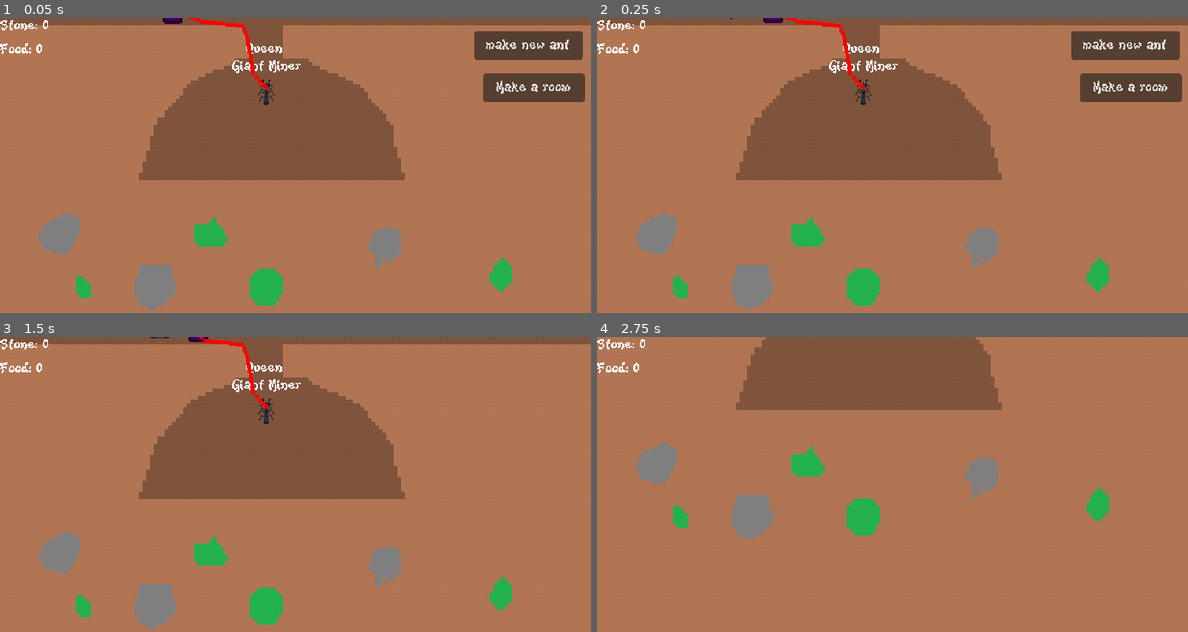
Above: before the commit, frames 1-4 (two rows, left to right).
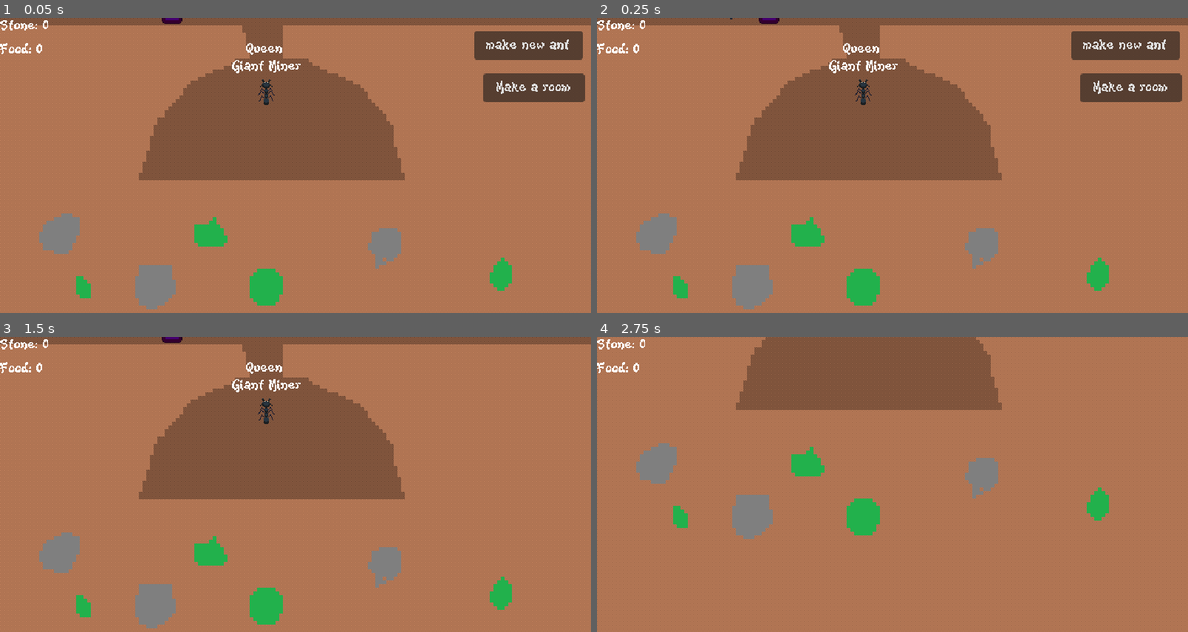
Above: after the commit, the same moments.

Repository: AlbieGray/LD57
Game: Godot game, scene res://Scenes/Game.tscn
Same seed, same stepped clock (60 frames per second), same inputs: the game is played once before the commit and once after it. The engine's default icon, where the game draws it, is replaced by a stand-in: a white triangle on a blue panel in a dark square.
Inputs (mouse positions are in pixels of both pictures, inside the frame that each line leads up to):
- Up to frame 1 (0.05 s): no input
- Up to frame 2 (0.25 s): no input
- Up to frame 3 (1.5 s): click "make new ant" at 0.5 s; tap Enter at 1.25 s; move the mouse to (425, 469) at 1.27 s; press the mouse at (425, 469) at 1.28 s
- Up to frame 4 (2.75 s): release the mouse at (1022, 469) at 2 s; drag from (774, 499) to (862, 410) at 2.02 s

The runs differ from the first frame. In frame 1, 0.3% of the frame differs, in the area x 27-46%, y 0-25%; in frame 2, 0.3%; in frame 3, 0.3%, in the area x 25-46%, y 0-25%; in frame 4, nothing differs.
Error after the commit: Parse Error: Identifier "rooms" not declared in the current scope. (res://Scripts/tongue.gd:37)

Commit message:
refactor: changes rooms to ants

Diff:
--- a/Scripts/tongue.gd
+++ b/Scripts/tongue.gd
@@ -7,7 +7,7 @@
 @onready var timer = $Timer
 
 var retreat
-var rooms
+var ants
 var initial_pos
 var has_ant
 
@@ -18,7 +18,7 @@
 
 #moves the tongue (nav agent)
 func _physics_process(_delta: float) -> void:
-	rooms = get_tree().get_nodes_in_group("Ants")
+	ants = get_tree().get_nodes_in_group("Ants")
 	if(nav_agent.is_navigation_finished()):
 		retreat = !retreat
 		if(has_ant):
@@ -33,7 +33,7 @@
 #TODO: constant update of target rooms and randomly choose one
 func makepath() -> void:
 	if(!retreat):
-		if(rooms.size() != 0):
+		if(ants.size() != 0):
 			nav_agent.target_position = rooms.pick_random().global_position
 		else:
 			nav_agent.target_position = initial_pos
